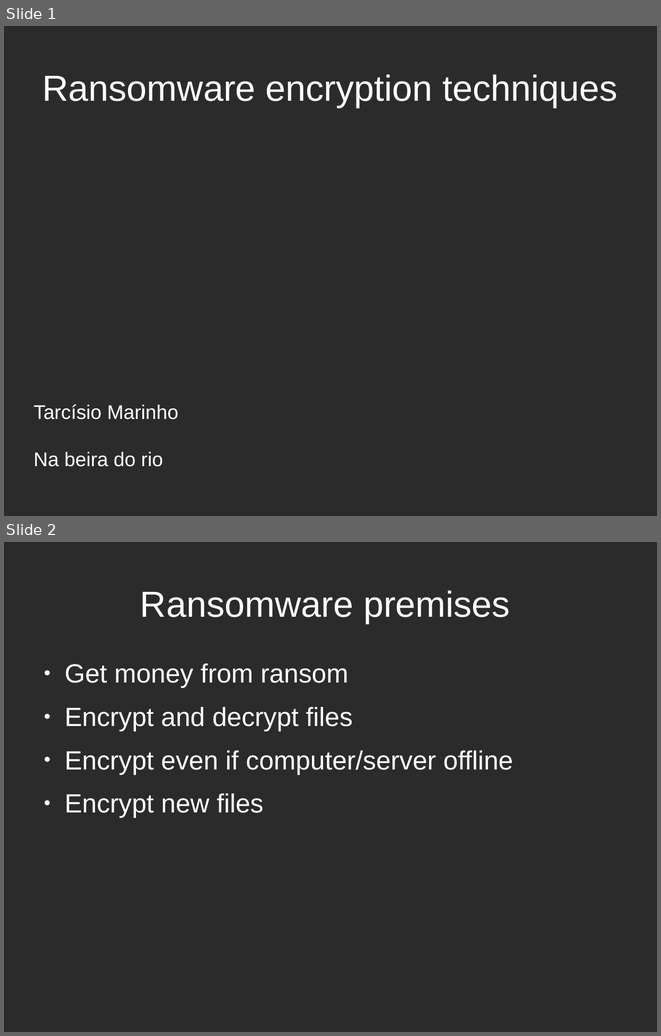
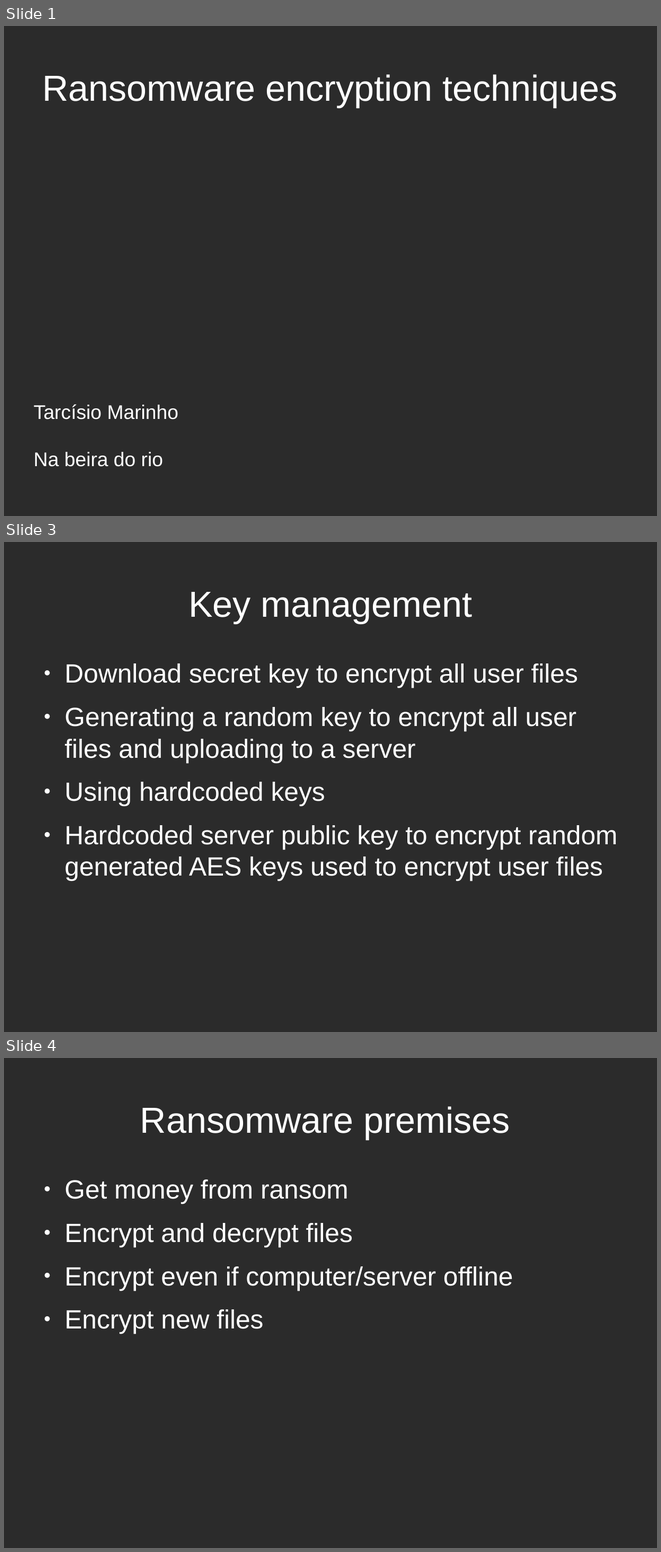
Before and after one commit to tarcisio-marinho/GonnaCry, a slide deck: Python/talk/na_beira_do_rio.odp. Shown one above the other, each under a label of ours: slides 1 and 2 before the commit, slides 1, 3 and 4 after it; the slides between them are not shown. The pictures are 661x1036 and 661x1552 pixels, drawn with LibreOffice and Linux fonts; fonts in the diff are those of the drawing; background and template pictures are left out; a plain dark background stands for a picture behind light text. Boxes give left, top, right and bottom in pixels: in the first picture for what was removed or moved away, otherwise in the second. Text is boxed around its words. In the diff, an @@ line names an element or a change of style, - is before the commit and + after.

```diff
--- a/Python/talk/na_beira_do_rio.odp
+++ b/Python/talk/na_beira_do_rio.odp
@@ slide 3 added at (x1=4, y1=542, x2=657, y2=1032), background picture (left out) @@
@@ title added at (x1=188, y1=592, x2=472, y2=623), 44 pt, text #FFFFFF @@
+Key management
@@ text added at (x1=64, y1=663, x2=617, y2=881), 32 pt, text #FFFFFF @@
+● Download secret key to encrypt all user files
+● Generating a random key to encrypt all user files and uploading to a server
+● Using hardcoded keys
+● Hardcoded server public key to encrypt random generated AES keys used to encrypt user files
@@ what was slide 2 is now slide 4 @@
```
Also in this commit, not shown: 1 slide changed, 3 other slides added.
